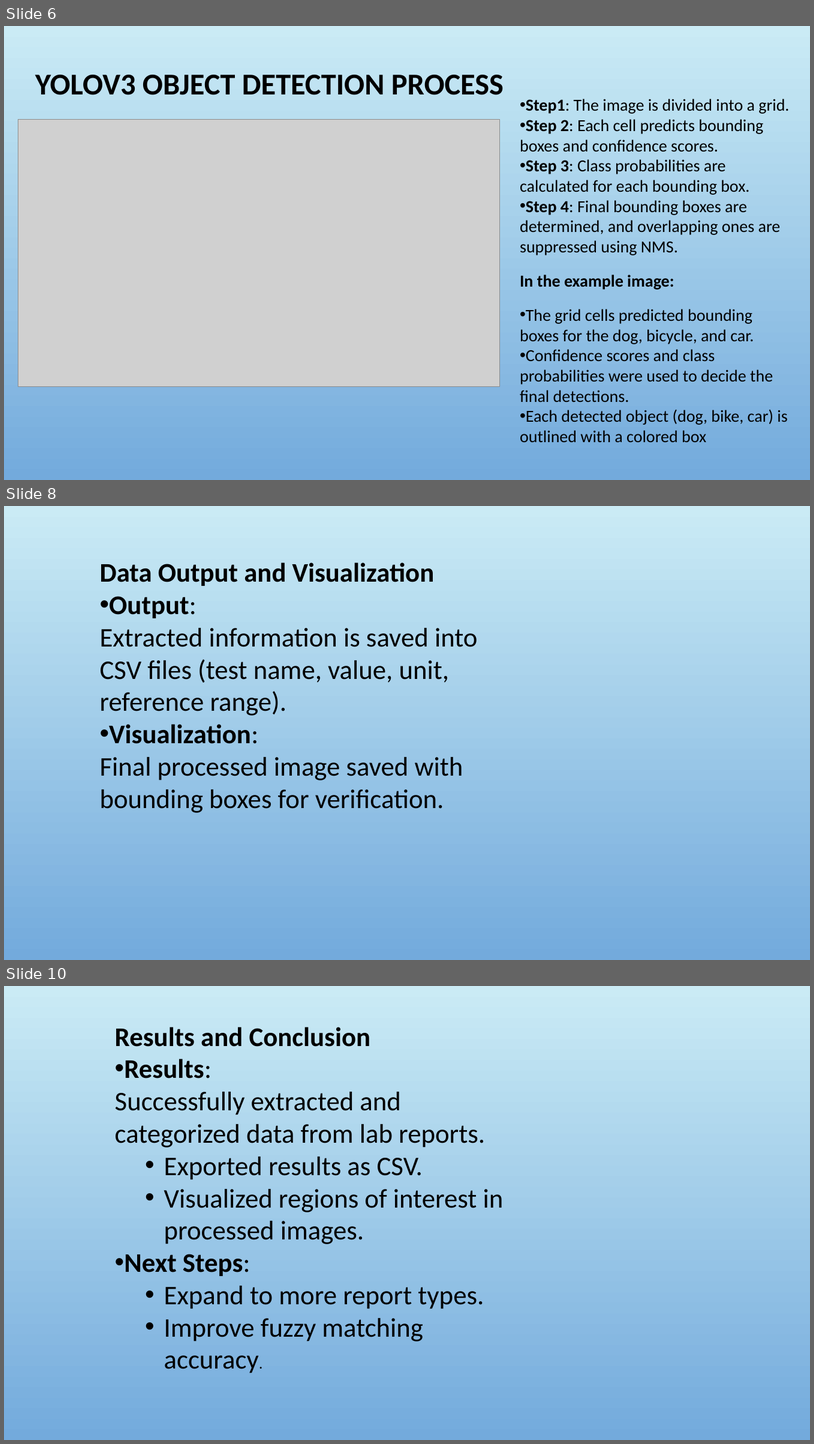
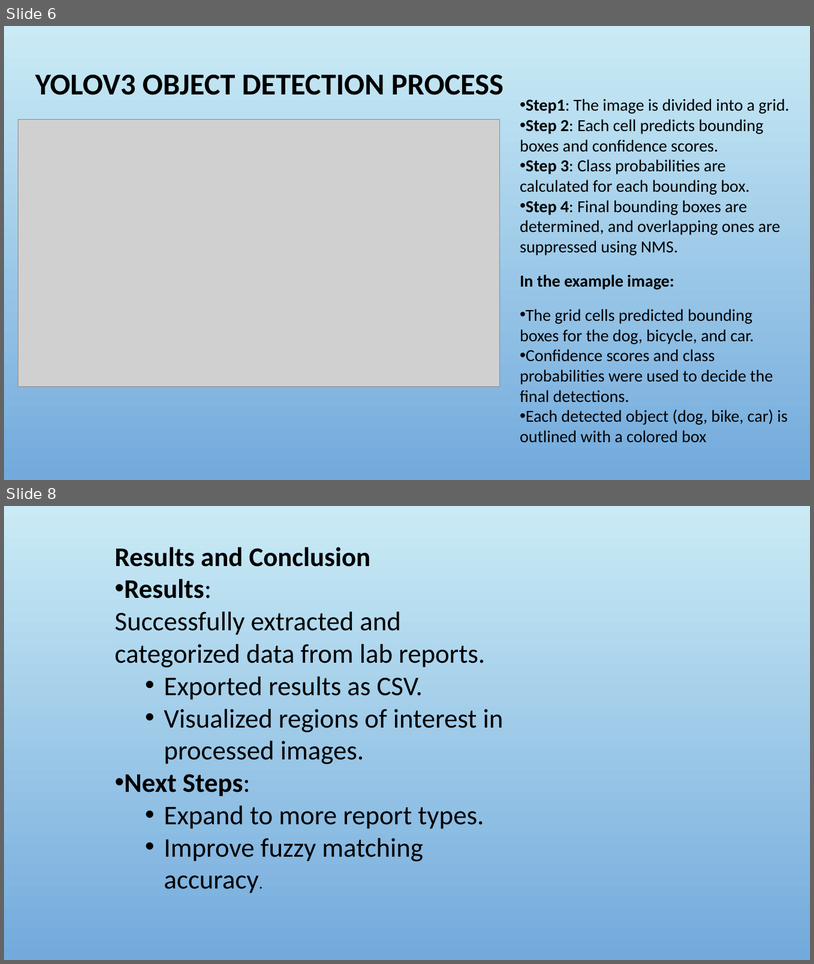
Before and after one commit to Hemamagam/Project-_10_AWS, a slide deck: OCR_Project/Project _10_AWS.pptx. Shown one above the other, each under a label of ours: slides 6, 8 and 10 before the commit, slides 6 and 8 after it; the slides between them are not shown. The pictures are 814x1444 and 814x964 pixels, drawn with LibreOffice and Linux fonts; fonts in the diff are those of the drawing; grey boxes stand for pictures; background and template pictures are left out. Boxes give left, top, right and bottom in pixels: in the first picture for what was removed or moved away, otherwise in the second. Text is boxed around its words. In the diff, an @@ line names an element or a change of style, - is before the commit and + after.

```diff
--- a/OCR_Project/Project _10_AWS.pptx
+++ b/OCR_Project/Project _10_AWS.pptx
@@ slide 8 removed at <box>4,506,810,960</box>, background picture (left out) @@
@@ text removed at <box>100,562,478,813</box> @@
-Data Output and Visualization
-• Output:
-  Extracted information is saved into CSV files (test name, value, unit, reference range).
-• Visualization:
-  Final processed image saved with bounding boxes for verification.
@@ what was slide 10 is now slide 8 @@
```
Also in this commit, not shown: 1 slide changed, 1 other slide removed.
